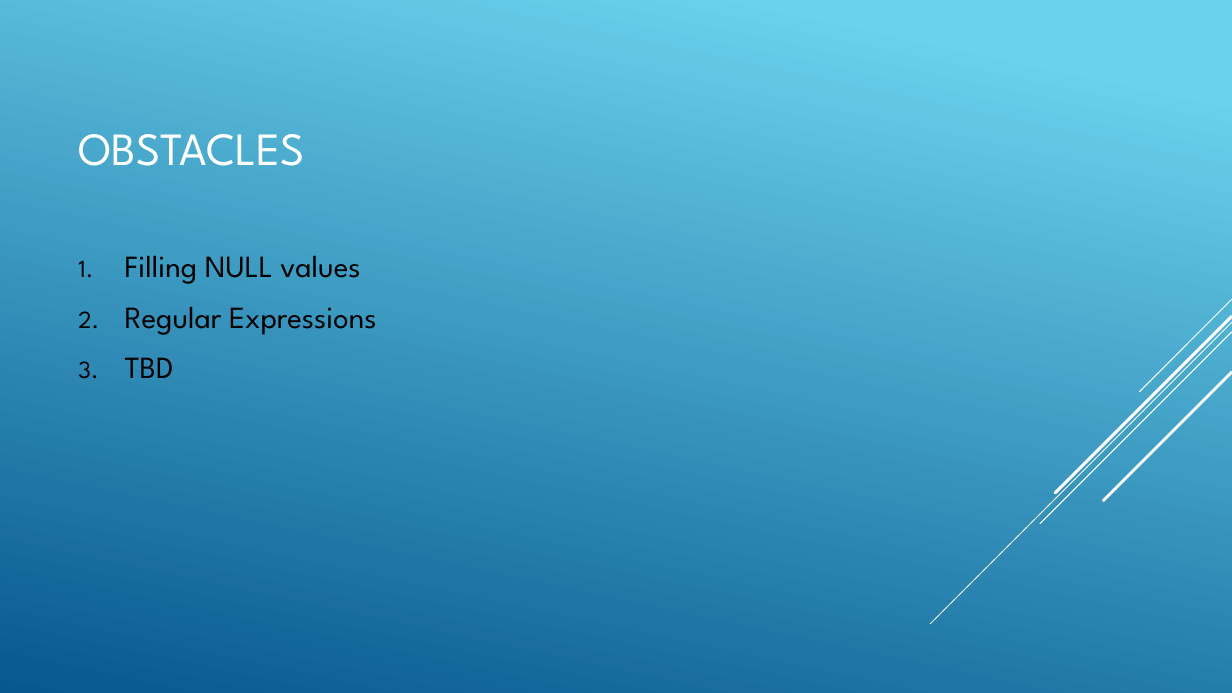
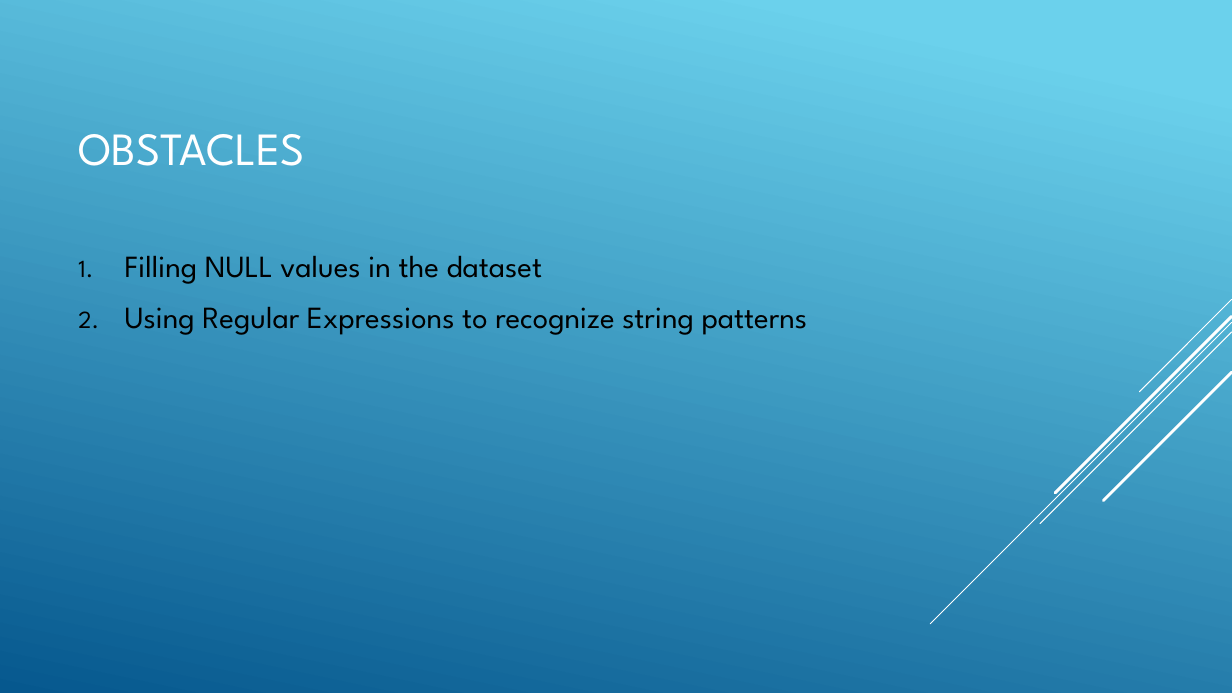
Before and after one commit to jyoo18/csc369FinalProject, a slide deck: slide 15 of slides.pptx (slide 13 before the commit). Drawn at 1232x693 pixels with LibreOffice and Linux fonts; fonts in the diff are those of the drawing. Boxes give left, top, right and bottom in pixels: in the first picture for what was removed or moved away, otherwise in the second. Text is boxed around its words. In the diff, an @@ line names an element or a change of style, - is before the commit and + after.

```diff
--- a/slides.pptx
+++ b/slides.pptx
@@ text at (125,256,808,335): text changed @@
-1. Filling NULL values
-2. Regular Expressions
-3. TBD
+1. Filling NULL values in the dataset
+2. Using Regular Expressions to recognize string patterns
```
Also in this commit, not shown: 3 other slides changed, 2 slides added, 3 other files.
